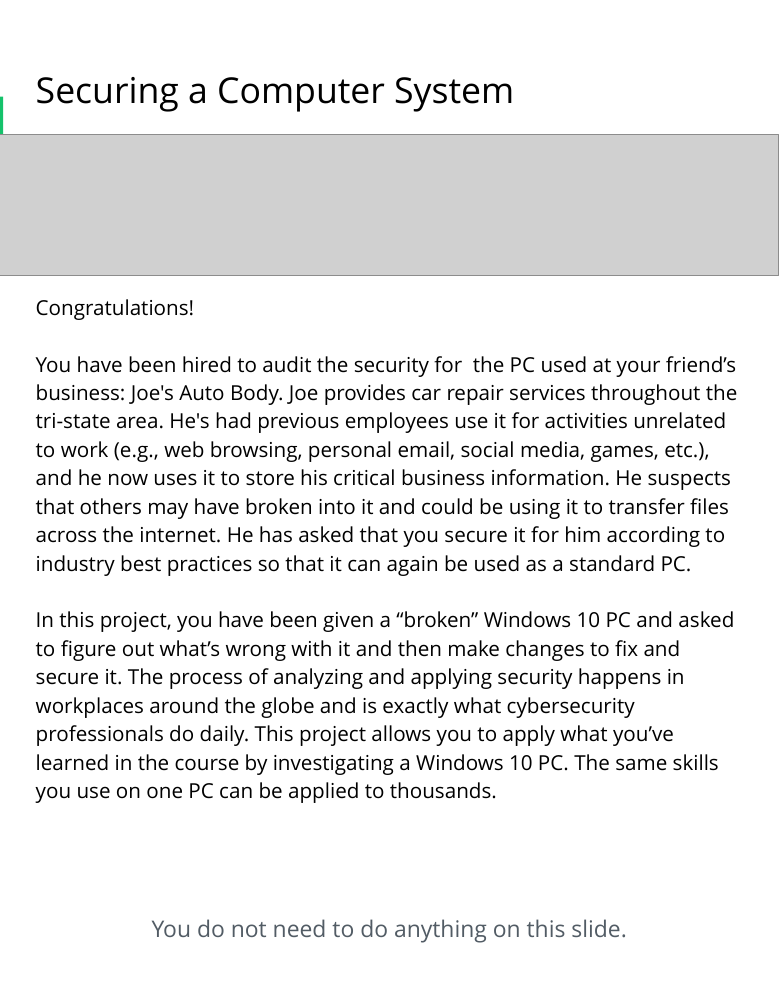
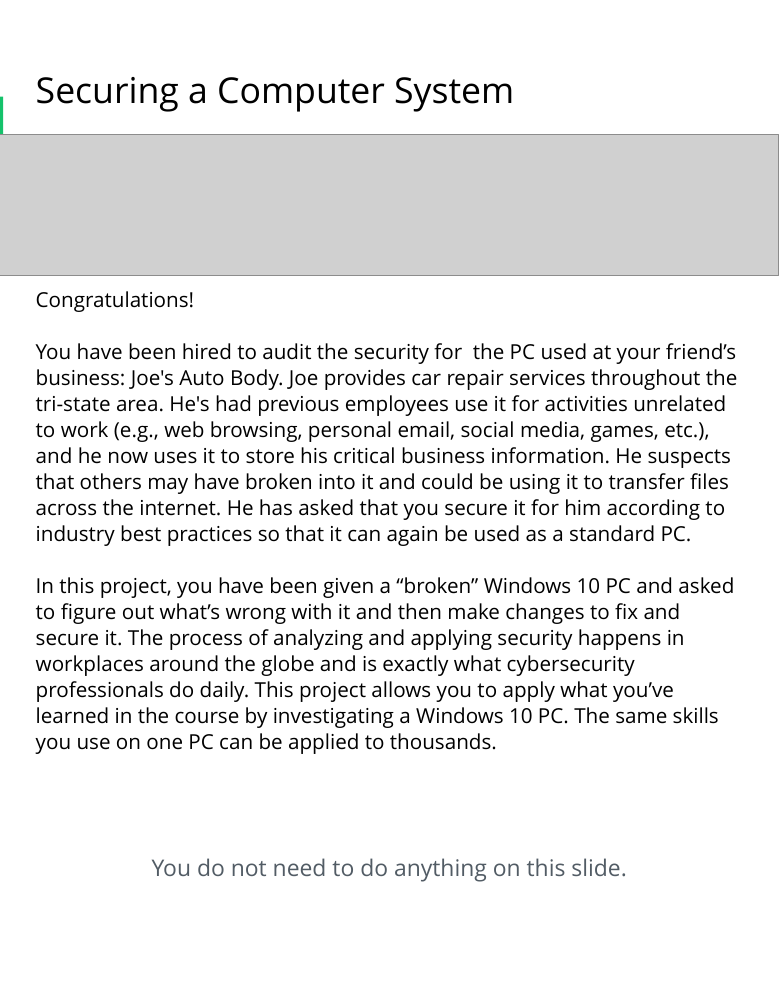
Before and after one commit to ZG089/DECI-PROJEKT, a slide deck: slide 2 of Project A/cyber-track-cubs-project-1-project-starter-template.pptx. Drawn at 779x1008 pixels with LibreOffice and Linux fonts; fonts in the diff are those of the drawing; grey boxes stand for pictures; background and template pictures are left out. Boxes give left, top, right and bottom in pixels: in the first picture for what was removed or moved away, otherwise in the second. Text is boxed around its words. In the diff, an @@ line names an element or a change of style, - is before the commit and + after.

```diff
--- a/Project A/cyber-track-cubs-project-1-project-starter-template.pptx
+++ b/Project A/cyber-track-cubs-project-1-project-starter-template.pptx
@@ text "Scenario" at <box>36,291,737,882</box>: line spacing 1.5 to 1.4; line spacing 1.15 to 1.05; line spacing 1.38 to 1.28 @@
```
Also in this commit, not shown: 8 other slides changed.
